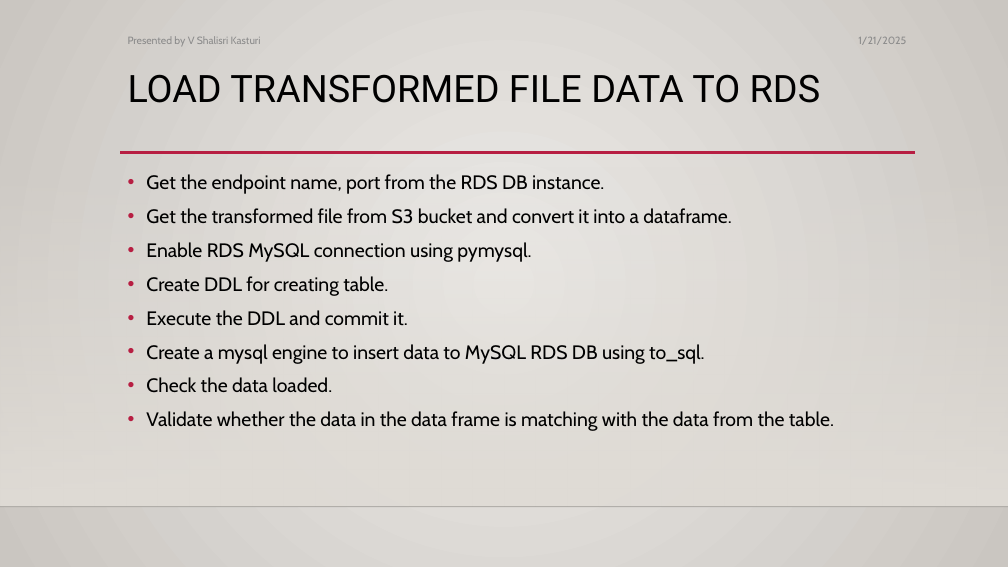
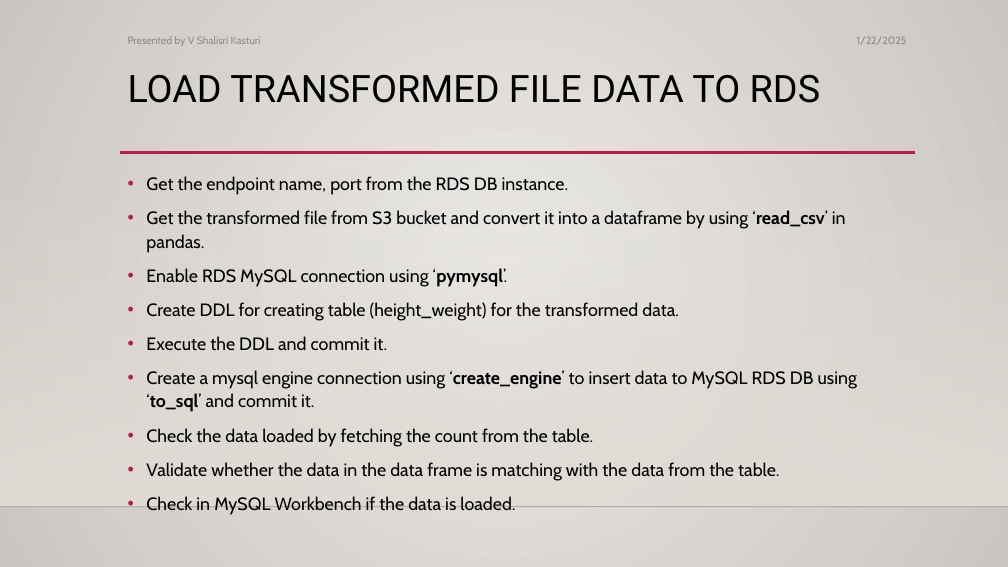
Before and after one commit to shalisrikasturiv/github, a slide deck: slide 12 of EnhancedETLWorkflowwithPythonAWS/Presentation/Shalisri Kasturi V - Enhanced ETL Workflow with Python AWS (DE-WE-E-B2).pptx (slide 11 before the commit). Drawn at 1008x567 pixels with LibreOffice and Linux fonts; fonts in the diff are those of the drawing; background and template pictures are left out. Boxes give left, top, right and bottom in pixels: in the first picture for what was removed or moved away, otherwise in the second. Text is boxed around its words. In the diff, an @@ line names an element or a change of style, - is before the commit and + after.

Commit message:
Update the Presentation

```diff
--- a/EnhancedETLWorkflowwithPythonAWS/Presentation/Shalisri Kasturi V - Enhanced ETL Workflow with Python AWS (DE-WE-E-B2).pptx
+++ b/EnhancedETLWorkflowwithPythonAWS/Presentation/Shalisri Kasturi V - Enhanced ETL Workflow with Python AWS (DE-WE-E-B2).pptx
@@ text at (857,37,907,45): text changed @@
-1/21/2025
+1/22/2025
@@ text at (146,176,779,481): size 18.5 to 17 pt in "Get the endpoint name, port from the ...", "Execute the DDL and commit it.", "Validate whether the data in the data ..."; line spacing 1 to 1.1 @@
@@ text at (146,210,846,321): text changed; size 18.5 to 17 pt @@
-• Get the transformed file from S3 bucket and convert it into a dataframe.
-• Enable RDS MySQL connection using pymysql.
-• Create DDL for creating table.
+• Get the transformed file from S3 bucket and convert it into a dataframe by using ‘read_csv’ in pandas.
+• Enable RDS MySQL connection using ‘pymysql’.
+• Create DDL for creating table (height_weight) for the transformed data.
@@ text at (146,370,857,447): text changed; size 18.5 to 17 pt @@
-• Create a mysql engine to insert data to MySQL RDS DB using to_sql.
-• Check the data loaded.
+• Create a mysql engine connection using ‘create_engine’ to insert data to MySQL RDS DB using ‘to_sql’ and commit it.
+• Check the data loaded by fetching the count from the table.
@@ text at (146,496,515,515): paragraph added @@
+• Check in MySQL Workbench if the data is loaded.
```
Also in this commit, not shown: 12 other slides changed, 1 slide added.
